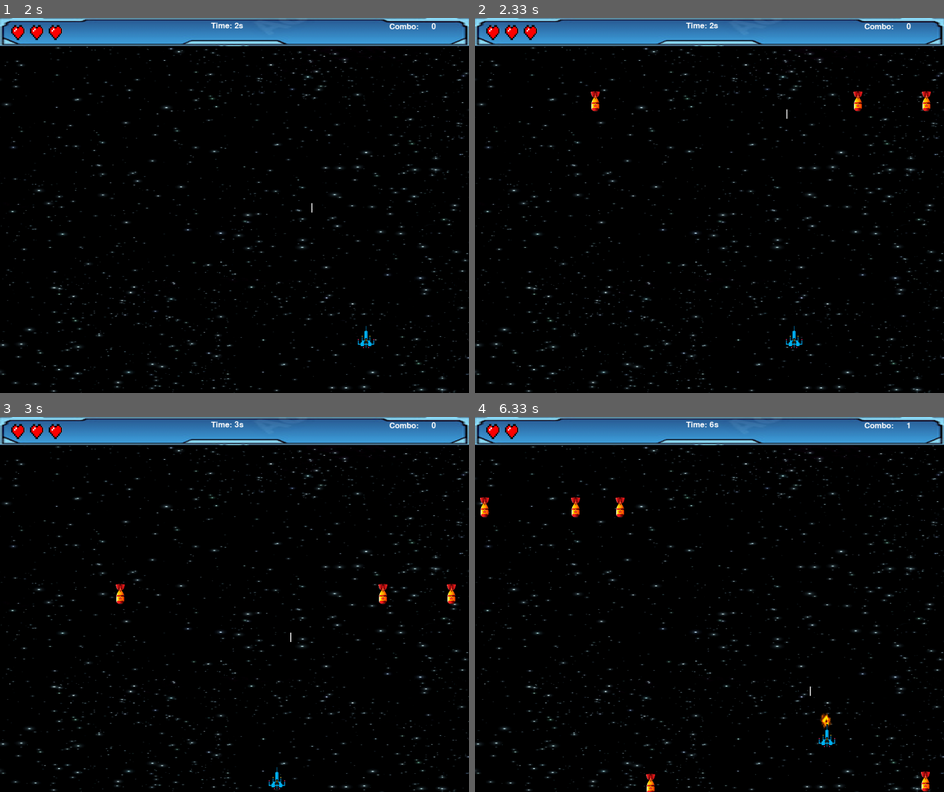
Above: before the commit, frames 1-4 (two rows, left to right).
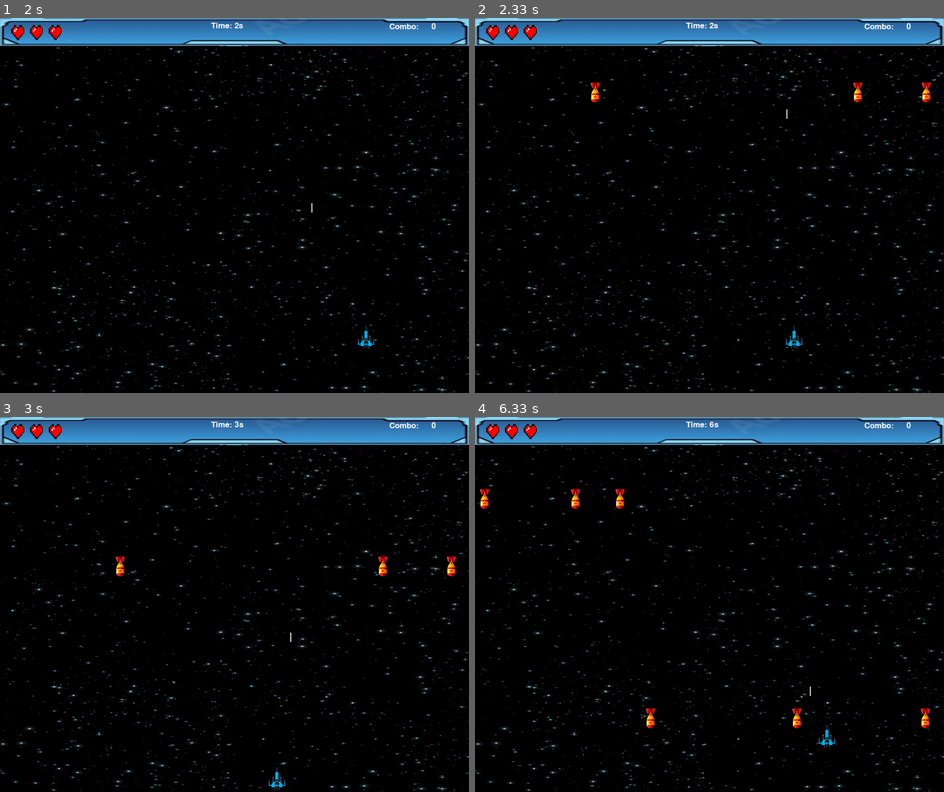
Above: after the commit, the same moments.

Repository: dimitar-st-atanasov/pygame_space_survivor
Game: pygame game, started from main.py
Two runs of this game, one before a commit and one after it. Both use one fixed random seed, a clock stepped at 60 frames per second and the inputs below.
Inputs:
- Up to frame 1 (2 s): tap Space at 0.33, 0.73, 1.03, 1.23, 1.57, 1.87 s; hold Right 0.67-1.13 s; hold Up 1.17-1.47 s; hold Right 1.5-1.97 s
- Up to frame 2 (2.33 s): hold Left from 2 s (still down); tap Space at 2.07 s
- Up to frame 3 (3 s): tap Space at 2.37, 2.63, 2.97 s; release Left at 2.53 s; hold Down 2.57-2.87 s; hold Left from 2.9 s (still down)
- Up to frame 4 (6.33 s): tap Space at 3.27, 3.4, 3.8, 4.1, 4.47, 4.87, 5.17, 5.37, 5.67, 5.87, 6.2 s; release Left at 3.3 s; hold Up 3.33-3.7 s; hold Right 3.73-4.37 s; hold Down 4.4-4.77 s; hold Left 4.8-5.27 s; hold Right 5.3-5.77 s; hold Up 5.8-6.1 s; hold Right from 6.13 s (still down)

Frame 1 is identical in both runs. In frame 2, 0.4% of the frame differs, in the area x 24-98%, y 17-25%; in frame 3, 0.5%; in frame 4, 1.0%, in the area x 1-97%, y 1-100%.

Commit message:
fix clear event queue and slower MISSILE_VEL

Diff:
--- a/main.py
+++ b/main.py
@@ -31,7 +31,7 @@
 SHIELD_HUNDRED_POINTS = pygame.transform.scale(pygame.image.load("resources/images/shield.png"), (50, 50))
 
 PLAYER_VEL = 5
-MISSILE_VEL = 5
+MISSILE_VEL = 4
 LASER_VEL = 10
 EXTRA_LIVE_HEART_VEL = 3
 
@@ -50,7 +50,7 @@
 play_again_text = FONT.render("Play again?", 1, "white")
 yes_text = FONT.render("Yes -> Press Enter", 1, "white")
 no_text = FONT.render("No -> Press Esc", 1, "white")
-pause_text = FONT.render("Pause - Press 'P' again or ESCAPE to resume game", 1, "white")
+pause_text = FONT.render("Pause -> Press 'P' or Esc to resume the game", 1, "white")
 one_text = FONT.render("1", 1, "white")
 two_text = FONT.render("2", 1, "white")
 three_text = FONT.render("3", 1, "white")
@@ -182,7 +182,7 @@
     extra_live_heart_enabled = False
     extra_live_hearts = []
 
-    last_minute_increment = 0
+    last_minute_increment = 2
 
     while run:
         missile_count += clock.tick(60)
@@ -358,6 +358,9 @@
                 pygame.display.update()
                 pygame.time.delay(10)
 
+            # Clear the event queue before waiting for user input
+            pygame.event.get()
+
             # raise smoothly whole text with 100 pixels
             up_rising = 0
             for _ in range(100):
